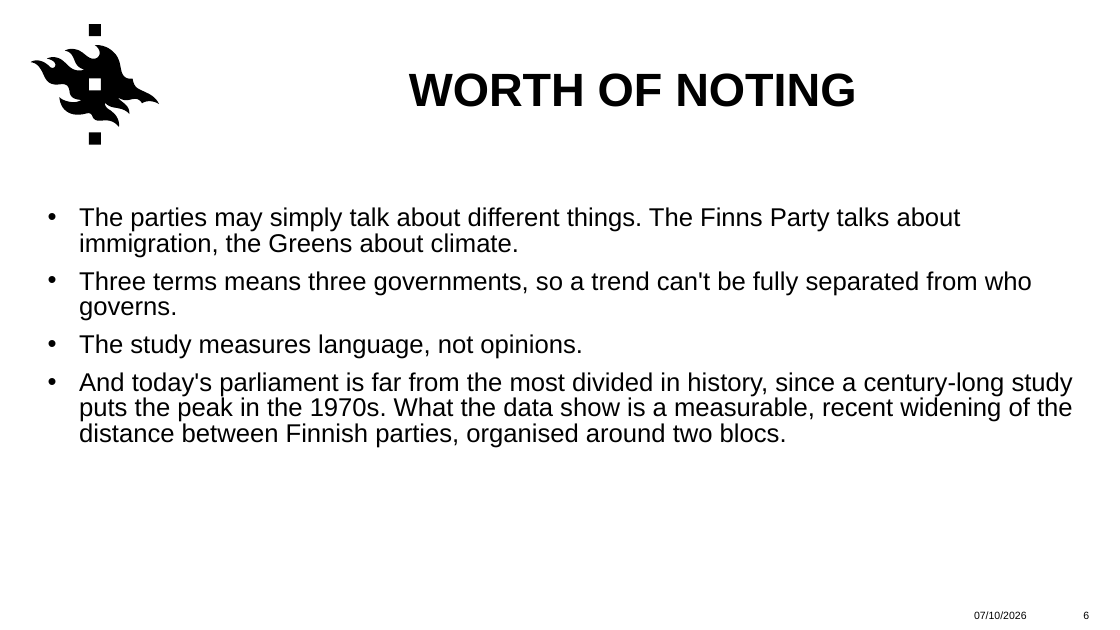
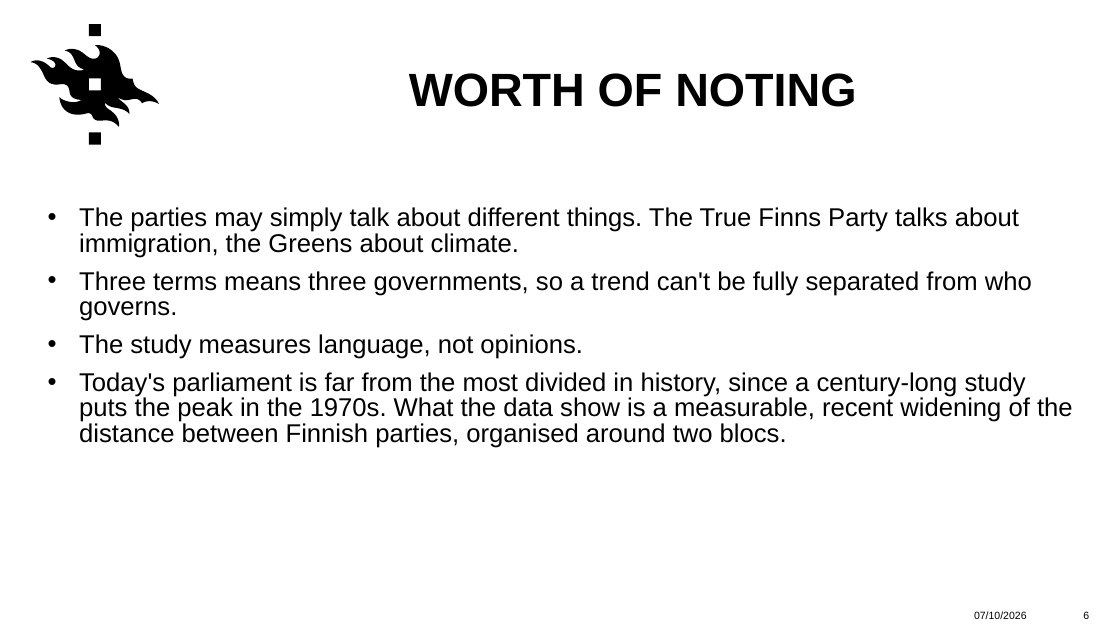
Before and after one commit to jtompuri/data-science-mini-project, a slide deck: slide 6 of Pitch.pptx. Drawn at 1120x630 pixels with LibreOffice and Linux fonts; fonts in the diff are those of the drawing; background and template pictures are left out. Boxes give left, top, right and bottom in pixels: in the first picture for what was removed or moved away, otherwise in the second. Text is boxed around its words. In the diff, an @@ line names an element or a change of style, - is before the commit and + after.

```diff
--- a/Pitch.pptx
+++ b/Pitch.pptx
@@ text at (x1=79, y1=207, x2=1019, y2=258): text changed @@
-• The parties may simply talk about different things. The Finns Party talks about immigration, the Greens about climate.
+• The parties may simply talk about different things. The True Finns Party talks about immigration, the Greens about climate.
@@ text at (x1=79, y1=372, x2=1073, y2=448): text changed @@
-• And today's parliament is far from the most divided in history, since a century-long study puts the peak in the 1970s. What the data show is a measurable, recent widening of the distance between Finnish parties, organised around two blocs.
+• Today's parliament is far from the most divided in history, since a century-long study puts the peak in the 1970s. What the data show is a measurable, recent widening of the distance between Finnish parties, organised around two blocs.
```
Also in this commit, not shown: 5 other slides changed, 1 slide added.
